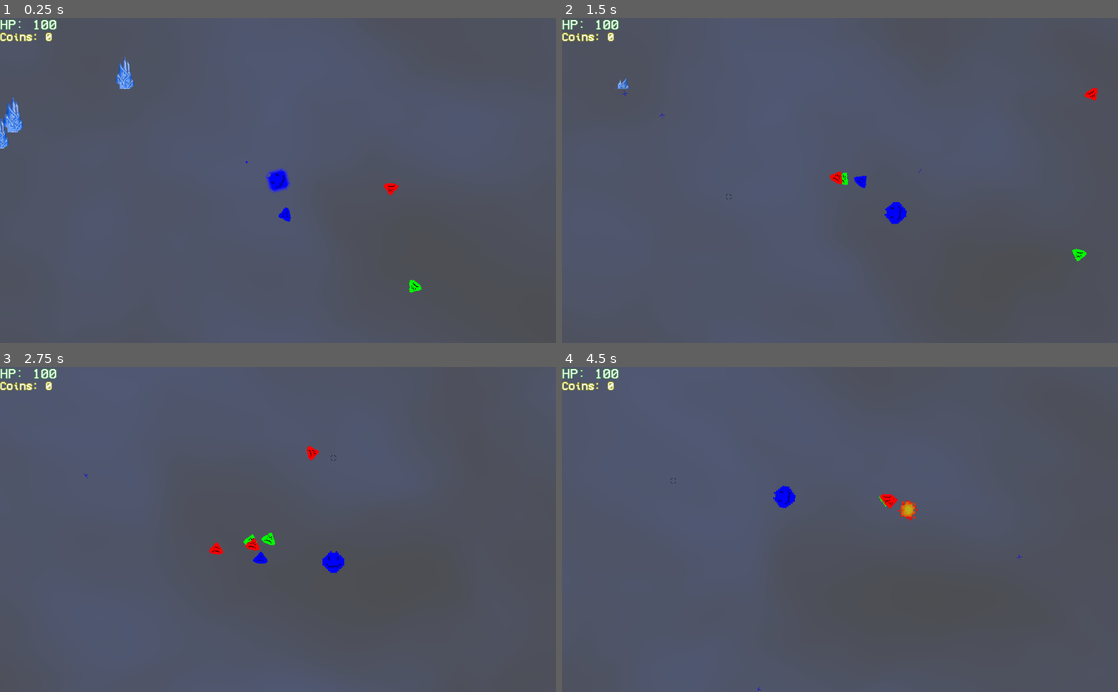
Above: before the commit, frames 1-4 (two rows, left to right).
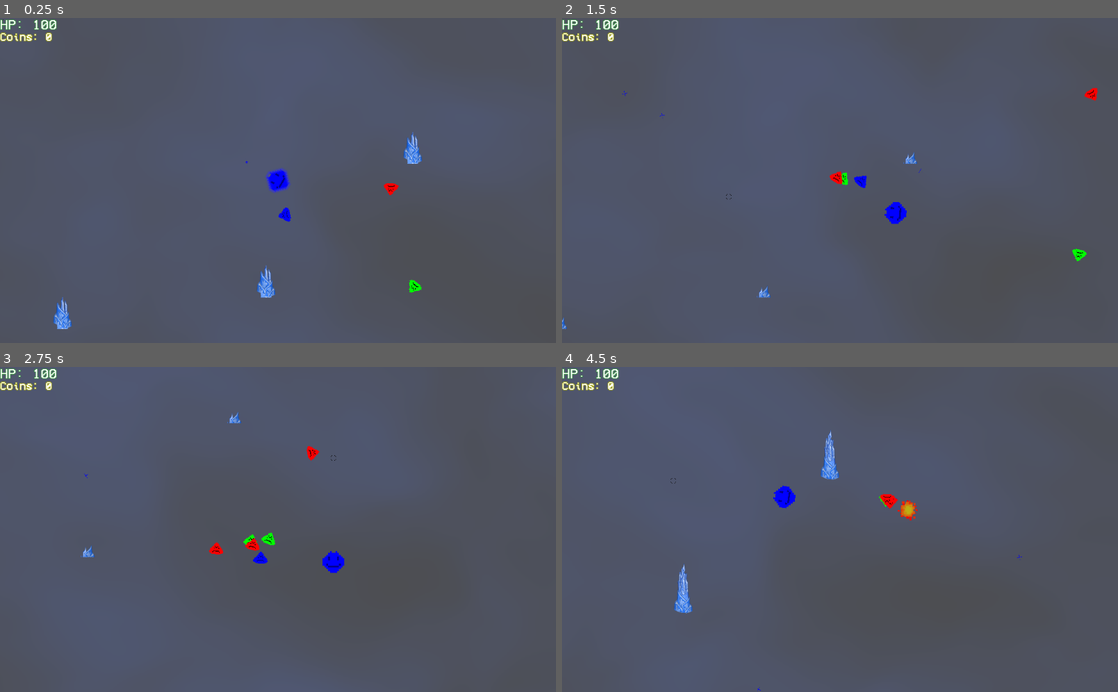
Above: after the commit, the same moments.

Repository: JuanG10/boss
Game: Godot game, scene res://proof of concept.tscn
The game is run twice, just before and just after one commit, with the same random seed, the same clock (stepped at 60 frames per second) and the same inputs. The engine's default icon, where the game draws it, is replaced by a stand-in: a white triangle on a blue panel in a dark square.
Inputs (mouse positions are in pixels of both pictures, inside the frame that each line leads up to):
- Up to frame 1 (0.25 s): no input
- Up to frame 2 (1.5 s): tap Enter (ui_accept) at 0.5, 0.77 s; move the mouse to (962, 164) at 0.52 s; hold D (right) 0.53-1.28 s; tap 5 (Activate_cuchillo) at 0.6 s; click (962, 164) at 0.67 s; move the mouse to (728, 196) at 1.27 s; hold S (down) from 1.28 s (still down); tap 1 (Activate_damage) at 1.35 s
- Up to frame 3 (2.75 s): tap Enter (ui_accept) at 1.52 s; move the mouse to (333, 458) at 2.02 s; release S (down) at 2.03 s; hold D (right) from 2.03 s (still down); tap 4 (Activate_damage_1) at 2.1 s
- Up to frame 4 (4.5 s): move the mouse to (812, 594) at 2.77 s; release D (right) at 2.78 s; hold W (up) 2.78-3.53 s; tap 2 (Activate_speed) at 2.85 s; click (812, 594) at 2.92 s; tap Enter (ui_accept) at 3.02, 3.77 s; move the mouse to (1006, 578) at 3.52 s; hold A (left) from 3.53 s (still down); tap E (next_color) at 3.6 s; move the mouse to (673, 480) at 4.27 s; tap Q (previous_color) at 4.35 s

The runs differ from the first frame. In frame 1, 1.1% of the frame differs, in the area x 0-76%, y 11-96%; in frame 2, 0.2%; in frame 3, 0.1%; in frame 4, 0.6%.

Commit message:
funcionanLasTrampasExceptoLaAzul

Diff:
--- a/Player/Player.gd
+++ b/Player/Player.gd
@@ -15,12 +15,11 @@
 var shield_speed  = GlobalVariables.shield_speed
 
 
-
-
 var shootT  = Timer.new()
 var healT   = Timer.new()
 var shieldT = Timer.new()
 var isShielded = false
+var poisonT = Timer.new()
 
 var colores     = [Color(0,0,1),Color(0,1,0),Color(1,0,0)]
 var collisiones = [0b110, 0b101, 0b011]
@@ -40,6 +39,10 @@
 var habilidad_corazon   = true
 var habilidad_damage_1  = true
 var habilidad_cuchillo  = true
+
+onready var poison_timer = $Poison_timer
+var is_poisoned = false
+var poison_speed = 2
 
 func initialize(l,c):
 	label = l
@@ -60,6 +63,9 @@
 	shieldT.set_one_shot(true)
 	shieldT.set_wait_time(shield_speed)
 	add_child(shieldT)
+	poisonT.set_one_shot(true)
+	poisonT.set_wait_time(poison_speed)
+	add_child(poisonT)
 	set_habilidades()
 
 
@@ -118,6 +124,9 @@
 	if(states[n].heal and healT.is_stopped()):
 		healT.start()
 		heal(1)
+	if(is_poisoned and poisonT.is_stopped()):
+		poisonT.start()
+		takeDamage(1)
 	if(shootT.is_stopped()):
 		shoot()
 	if Input.is_action_pressed('right'):
@@ -380,3 +389,12 @@
 
 func _on_Timer_cuchillo_timeout():
 	active_cuchillo()
+
+#func _on_delete_frezze_timer()->void:
+#	Para las trampas azules.
+#	speed = GlobalVariables.speed
+#	get_tree().current_scene.get_node("freeze_timer").queue_free()
+
+func _on_Poison_timer_timeout():
+	# Los timers deberían ser manejados en otro lado.
+	is_poisoned = false
--- a/Player/Player.tscn
+++ b/Player/Player.tscn
@@ -64,6 +64,10 @@
 [node name="Timer_damage_1" type="Timer" parent="."]
 
 [node name="Timer_cuchillo" type="Timer" parent="."]
+
+[node name="Poison_timer" type="Timer" parent="."]
+wait_time = 8.0
+one_shot = true
 [connection signal="area_entered" from="Area2D" to="." method="_on_grab_coin"]
 [connection signal="timeout" from="Timer_shield" to="." method="_on_Timer_timeout"]
 [connection signal="timeout" from="Timer_corazon" to="." method="_on_Timer_corazon_timeout"]
@@ -72,3 +76,4 @@
 [connection signal="timeout" from="Timer_atk_speed" to="." method="_on_Timer_atk_speed_timeout"]
 [connection signal="timeout" from="Timer_damage_1" to="." method="_on_Timer_damage_1_timeout"]
 [connection signal="timeout" from="Timer_cuchillo" to="." method="_on_Timer_cuchillo_timeout"]
+[connection signal="timeout" from="Poison_timer" to="." method="_on_Poison_timer_timeout"]
--- a/Trampas/GenericTrap.tscn
+++ b/Trampas/GenericTrap.tscn
@@ -3,10 +3,10 @@
 [ext_resource path="res://Trampas/TrapBehavior.gd" type="Script" id=1]
 
 [sub_resource type="CircleShape2D" id=1]
-radius = 587.626
+radius = 325.103
 
 [sub_resource type="CircleShape2D" id=2]
-radius = 1895.44
+radius = 1346.3
 
 [node name="GenericTrap" type="Node2D"]
 scale = Vector2( 0.1, 0.1 )
--- a/Trampas/GreenTrap.tscn
+++ b/Trampas/GreenTrap.tscn
@@ -6,7 +6,7 @@
 [node name="GreenTrap" instance=ExtResource( 2 )]
 
 [node name="GreenTrapAnimation" parent="." index="0" instance=ExtResource( 1 )]
-scale = Vector2( 5, 5 )
+scale = Vector2( 5.5, 5.5 )
 animation = "esconderse"
 frame = 5
 playing = false
--- a/Trampas/RedTrap.tscn
+++ b/Trampas/RedTrap.tscn
@@ -6,7 +6,7 @@
 [node name="RedTrap" instance=ExtResource( 2 )]
 
 [node name="RedTrapAnimation" parent="." index="0" instance=ExtResource( 1 )]
-scale = Vector2( 6, 6 )
+scale = Vector2( 8, 8 )
 animation = "esconderse"
-frame = 17
+frame = 37
 [connection signal="animation_finished" from="RedTrapAnimation" to="." method="_on_TrapAnimation_animation_finished"]
--- a/Trampas/TrapBehavior.gd
+++ b/Trampas/TrapBehavior.gd
@@ -3,6 +3,7 @@
 # La animación debe ser colocada como primer hijo manualmente.
 onready var animation:AnimatedSprite = get_child(0)
 var stop_animation = false
+var maked_dmg_once = false
 
 const TRAP_NAMES = {
 	red = "RedTrapAnimation",
@@ -17,11 +18,24 @@
 	if area.name == "Player" && !stop_animation:
 		_flip_green_to_player(area)
 		animation.play(animation_name)
+		_on_activated_trap_behavior(area, animation_name)
 
 func _flip_green_to_player(player:Area2D)->void:
 	if animation.name == TRAP_NAMES.green:
 		if player.position <= position: animation.flip_h = true
 		else: animation.flip_h = false
+
+func _on_activated_trap_behavior(player:Area2D, animation_name:String):
+	if animation_name == "activar" && !maked_dmg_once:
+		match animation.name:
+			TRAP_NAMES.blue:
+				player.add_child(GlobalVariables.create_timer(5, true, player, "frezze_timer", "_on_delete_frezze_timer"))
+				player.speed /= 2
+			TRAP_NAMES.green:
+				player.is_poisoned = true
+				player.poison_timer.start()
+			TRAP_NAMES.red: player.takeDamage(20)
+		maked_dmg_once = true
 
 func _on_Arise_area_entered(area):
 	_play_if_player(area,"surgir")
@@ -36,17 +50,5 @@
 func _on_TrapAnimation_animation_finished():
 	var actual_animation = animation.get_animation()
 	match actual_animation:
-		"esconderse": _set_last_frame(actual_animation)
-		"surgir": _set_last_frame(actual_animation)
 		"activar": animation.play("desaparecer")
 		"desaparecer": queue_free()
-
-func _set_last_frame(actual_animation_name:String)->void:
-	match animation.name:
-		TRAP_NAMES.blue: animation.set_frame(11)
-		TRAP_NAMES.green:
-			if actual_animation_name == "esconderse":
-				animation.set_frame(5)
-			else: animation.set_frame(8)
-		TRAP_NAMES.red: return
-	animation.stop()
--- a/Trampas/TrapManager.gd
+++ b/Trampas/TrapManager.gd
@@ -6,8 +6,8 @@
 	GREEN = preload("res://Trampas/GreenTrap.tscn")
 }
 
-const WIDTH:int = 300
-const HEIGHT:int = 300
+const WIDTH:int = 1300
+const HEIGHT:int = 1000
 
 var open_simplex_noise:OpenSimplexNoise
 
@@ -24,10 +24,10 @@
 	open_simplex_noise = OpenSimplexNoise.new()
 	open_simplex_noise.seed = randi()
 
-	open_simplex_noise.octaves = 3
-	open_simplex_noise.period = 10
-	open_simplex_noise.lacunarity = 1.1
-	open_simplex_noise.persistence = 0.7
+	open_simplex_noise.octaves = 4
+	open_simplex_noise.period = 2
+	open_simplex_noise.lacunarity = 0.8
+	open_simplex_noise.persistence = 0.9
 
 	_generate()
 
@@ -37,7 +37,7 @@
 			_get_tile_index(open_simplex_noise.get_noise_2d(float(x),float(y)), x, y)
 
 func _get_tile_index(noise:float, x:int, y:int)->void:
-	if noise >= 0.67:
+	if noise <= -0.65: # rango de noise = 1, -1
 		_add_new_trap(Vector2(x,y), "trap" + str(trap_counter), TRAPS.BLUE)
 		trap_counter += 1
 
--- a/global_variables.gd
+++ b/global_variables.gd
@@ -40,3 +40,14 @@
 	for name_habilidad in list_habilidades:
 		boolean = boolean || nombre_habilidad == name_habilidad
 	return boolean
+
+func create_timer(time:int, one_shot:bool, who, timer_name:String, timer_stop_function_name:String)->Timer:
+	# No la pude probar pero podría servir en un futuro.
+	if who.get_node(timer_name) == null:
+		var new_timer = Timer.new()
+		new_timer.set_one_shot(one_shot)
+		new_timer.set_wait_time(time)
+		new_timer.connect("timeout", who, timer_stop_function_name)
+		new_timer.set_name(timer_name)
+		return new_timer
+	else: return null
--- a/proof of concept.tscn
+++ b/proof of concept.tscn
@@ -65,7 +65,7 @@
 }
 
 [node name="Position2D" type="Position2D" parent="Player/CanvasLayer"]
-position = Vector2( 1006.9, 581.91 )
+position = Vector2( 941.846, 560.697 )
 
 [node name="Habilidades" type="Label" parent="Player/CanvasLayer"]
 anchor_left = 0.58
